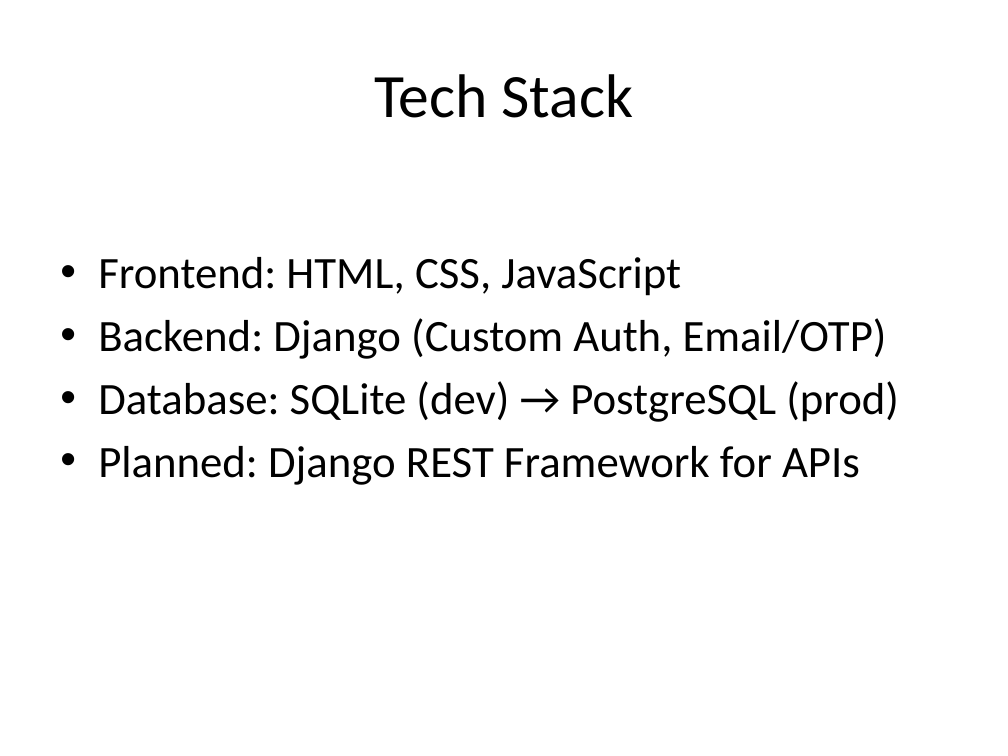
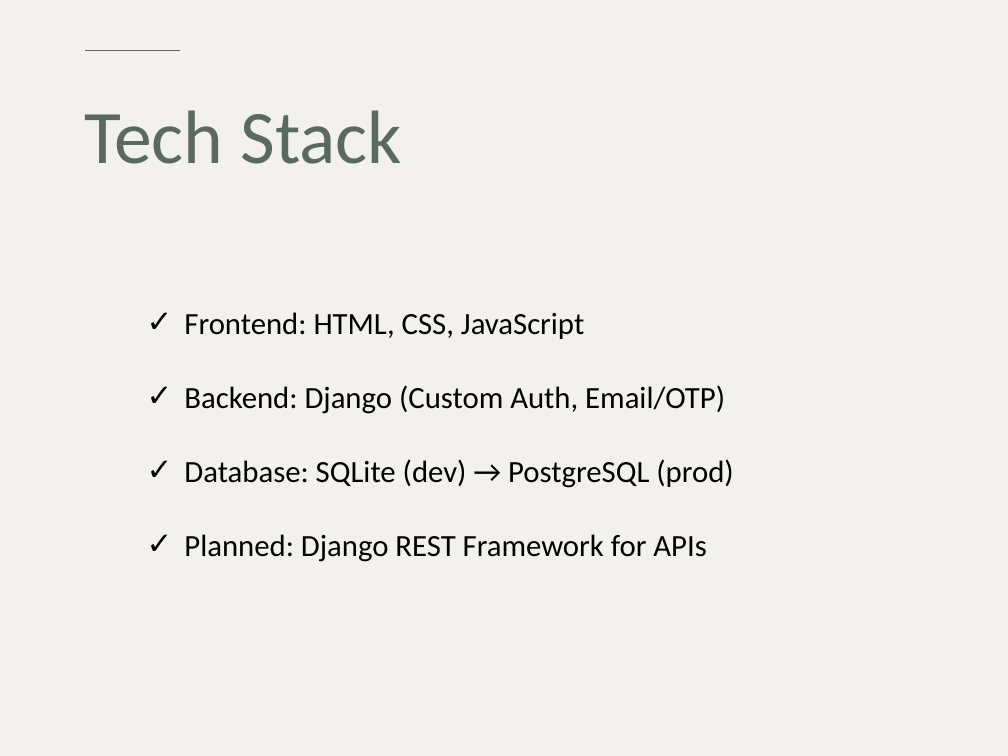
Before and after one commit to humairaaktershanti/instracore, a slide deck: slide 6 of InstaCore_Presentation_DiTech_Squad.pptx. Drawn at 1008x756 pixels with LibreOffice and Linux fonts; fonts in the diff are those of the drawing. Boxes give left, top, right and bottom in pixels: in the first picture for what was removed or moved away, otherwise in the second. Text is boxed around its words. In the diff, an @@ line names an element or a change of style, - is before the commit and + after.

```diff
--- a/InstaCore_Presentation_DiTech_Squad.pptx
+++ b/InstaCore_Presentation_DiTech_Squad.pptx
@@ background #FFFFFF to #F2F1EE @@
@@ line added from (85, 50) to (179, 50), #5B6A5E 1.25 pt @@
@@ title "Tech Stack": place and size @@
-title "Tech Stack" at bbox=[374, 74, 634, 118]
+title "Tech Stack" at bbox=[84, 110, 403, 164]
@@ title "Tech Stack" at bbox=[84, 110, 403, 164]: size 44 to 54 pt, text colour #000000 to #5B6A5E; alignment centre to left; line spacing 1 to 0.9 @@
@@ text "Frontend: HTML, CSS, JavaScript": place and size @@
-text "Frontend: HTML, CSS, JavaScript" at bbox=[98, 257, 899, 485]
+text "Frontend: HTML, CSS, JavaScript" at bbox=[184, 312, 733, 562]
@@ text "Frontend: HTML, CSS, JavaScript" at bbox=[184, 312, 733, 562]: size 32 to 22 pt; bullet • to ✓; line spacing 1 to 2; less space between paragraphs @@
```
Also in this commit, not shown: 7 other slides changed, 6 slides added, 3 slides removed.
